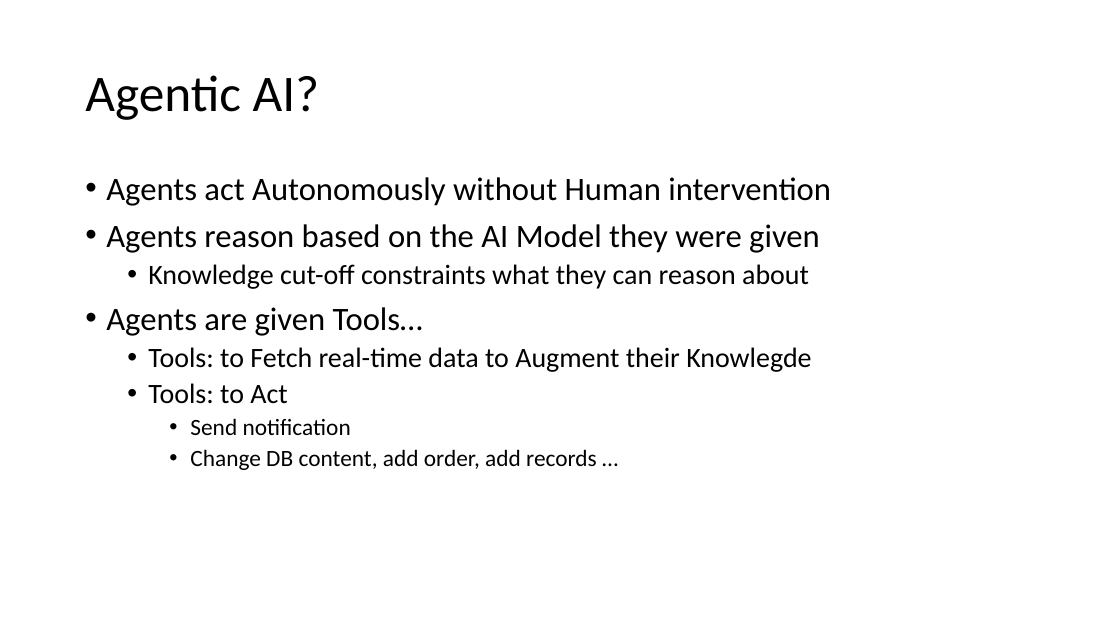
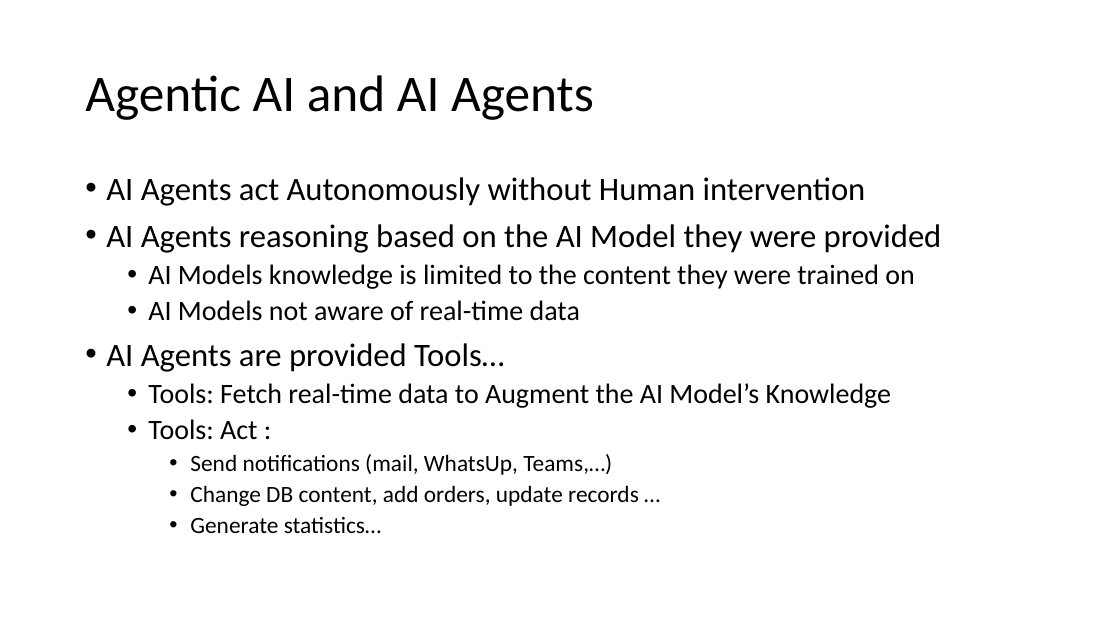
Before and after one commit to agilesolutions/agilesolutions.github.io, a slide deck: slide 3 of ppt/ai-trader.pptx. Drawn at 1120x630 pixels with LibreOffice and Linux fonts; fonts in the diff are those of the drawing. Boxes give left, top, right and bottom in pixels: in the first picture for what was removed or moved away, otherwise in the second. Text is boxed around its words. In the diff, an @@ line names an element or a change of style, - is before the commit and + after.

```diff
--- a/ppt/ai-trader.pptx
+++ b/ppt/ai-trader.pptx
@@ title at (85, 75, 594, 120): text changed @@
-Agentic AI?
+Agentic AI and AI Agents
@@ text at (106, 177, 942, 533): text changed @@
-• Agents act Autonomously without Human intervention
-• Agents reason based on the AI Model they were given
-  • Knowledge cut-off constraints what they can reason about
-• Agents are given Tools…
-  • Tools: to Fetch real-time data to Augment their Knowlegde
-  • Tools: to Act
-    • Send notification
-    • Change DB content, add order, add records …
+• AI Agents act Autonomously without Human intervention
+• AI Agents reasoning based on the AI Model they were provided
+  • AI Models knowledge is limited to the content they were trained on
+  • AI Models not aware of real-time data
+• AI Agents are provided Tools…
+  • Tools: Fetch real-time data to Augment the AI Model’s Knowledge
+  • Tools: Act :
+    • Send notifications (mail, WhatsUp, Teams,…)
+    • Change DB content, add orders, update records …
+    • Generate statistics…
```
Also in this commit, not shown: 2 other slides changed.
